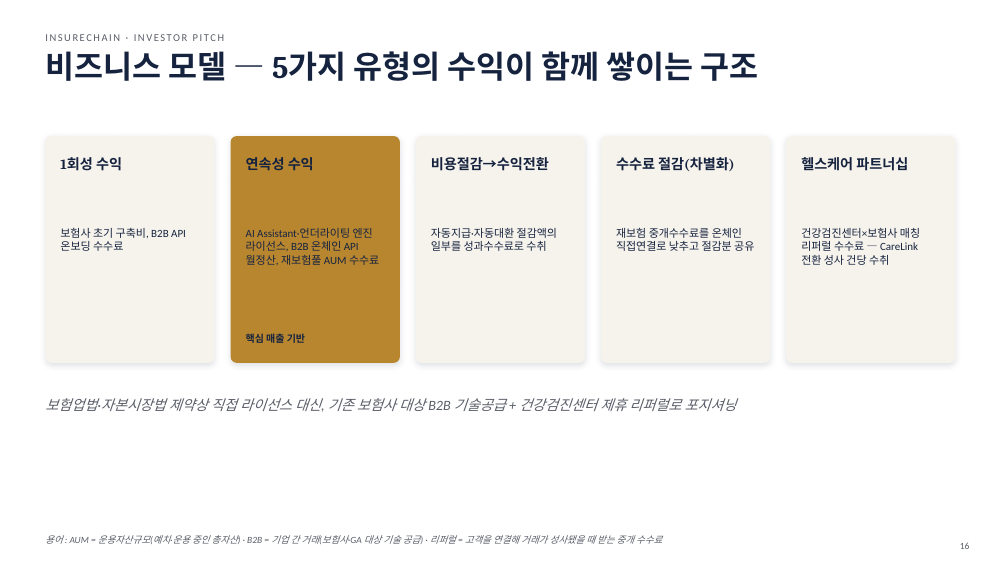
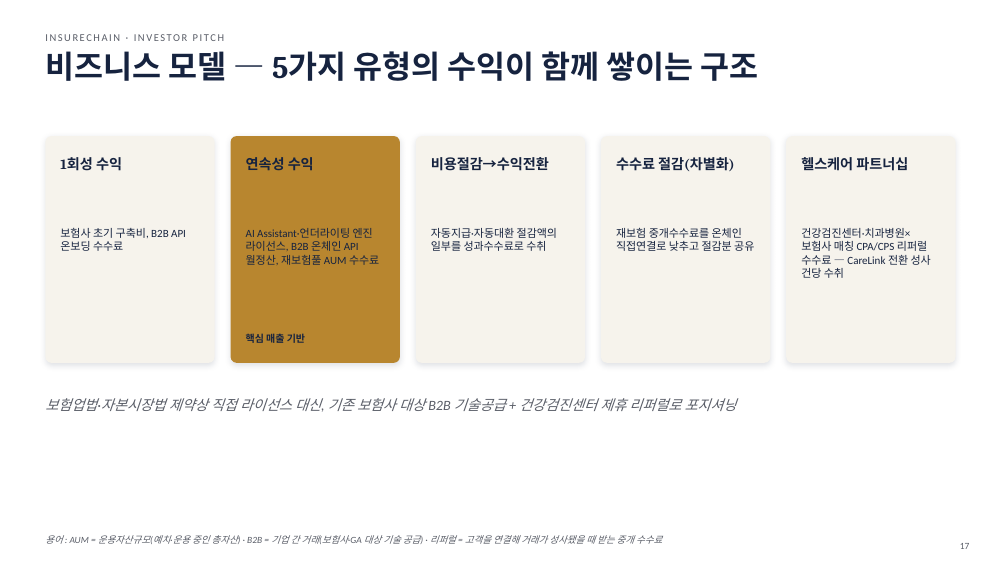
Before and after one commit to leeyonsei78/capstone_project_alpha, a slide deck: slide 17 of 인슈어체인_투자피칭_발표자료.pptx (slide 16 before the commit). Drawn at 1008x567 pixels with LibreOffice and Linux fonts; fonts in the diff are those of the drawing. Boxes give left, top, right and bottom in pixels: in the first picture for what was removed or moved away, otherwise in the second. Text is boxed around its words. In the diff, an @@ line names an element or a change of style, - is before the commit and + after.

```diff
--- a/인슈어체인_투자피칭_발표자료.pptx
+++ b/인슈어체인_투자피칭_발표자료.pptx
@@ text at <box>801,228,931,278</box>: text changed @@
-건강검진센터×보험사 매칭 리퍼럴 수수료 — CareLink 전환 성사 건당 수취
+건강검진센터·치과병원×보험사 매칭 CPA/CPS 리퍼럴 수수료 — CareLink 전환 성사 건당 수취
@@ page number at <box>960,543,970,549</box>: text changed @@
-16
+17
```
Also in this commit, not shown: 2 other slides changed, 1 slide added, 1 other file.
